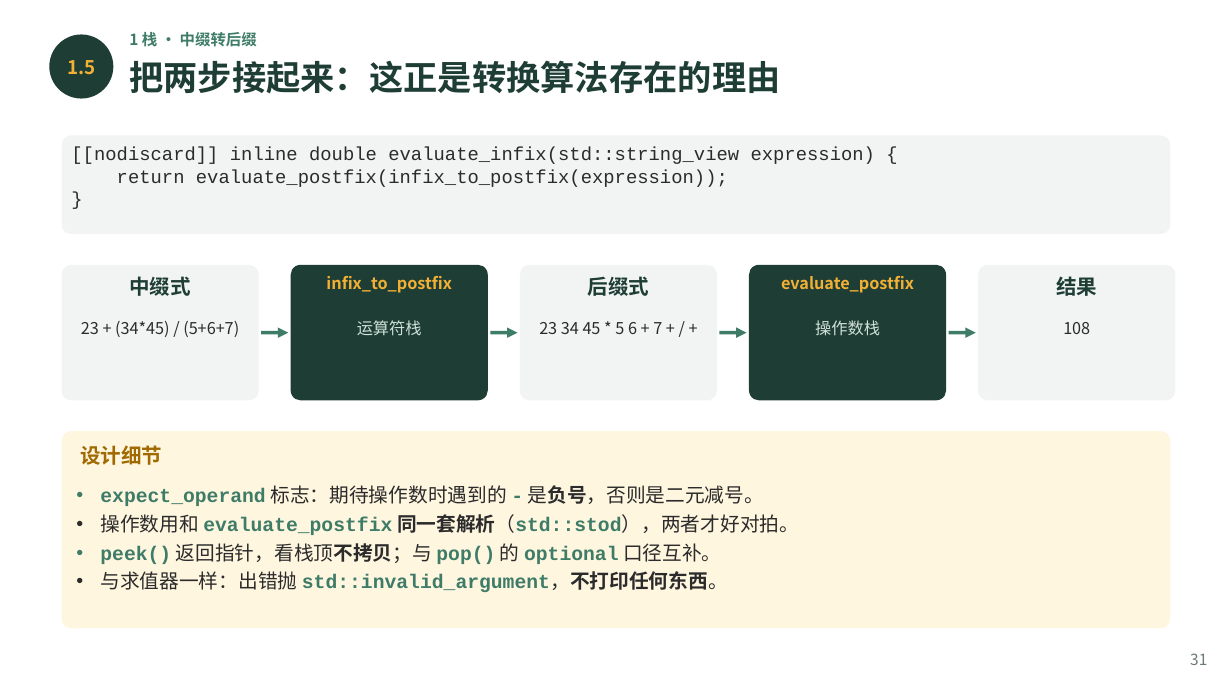
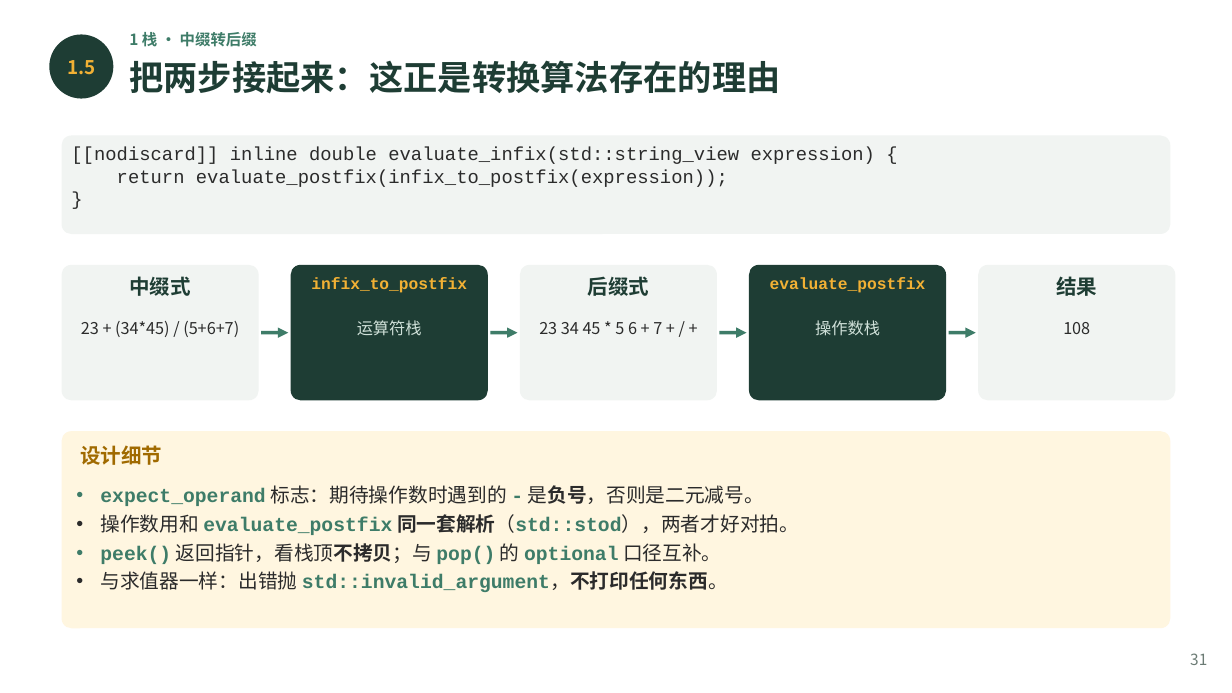
Before and after one commit to GMyhf/2026fall-cs201, a slide deck: slide 31 of courseware/202609_DSA_03_Stack_Queue.pptx. Drawn at 1232x693 pixels with LibreOffice and Linux fonts; fonts in the diff are those of the drawing. Boxes give left, top, right and bottom in pixels: in the first picture for what was removed or moved away, otherwise in the second. Text is boxed around its words. In the diff, an @@ line names an element or a change of style, - is before the commit and + after.

```diff
--- a/courseware/202609_DSA_03_Stack_Queue.pptx
+++ b/courseware/202609_DSA_03_Stack_Queue.pptx
@@ text "infix_to_postfix" at (x1=311, y1=277, x2=467, y2=293): font Noto Sans CJK SC to Courier New @@
@@ text "evaluate_postfix" at (x1=770, y1=277, x2=926, y2=293): font Noto Sans CJK SC to Courier New @@
```
Also in this commit, not shown: 9 other slides changed, 25 other files.
